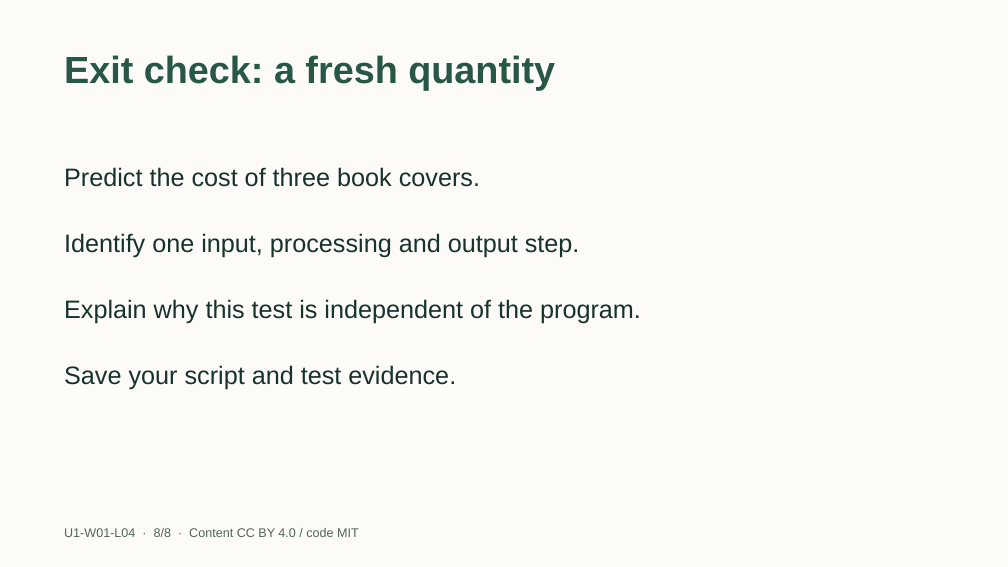
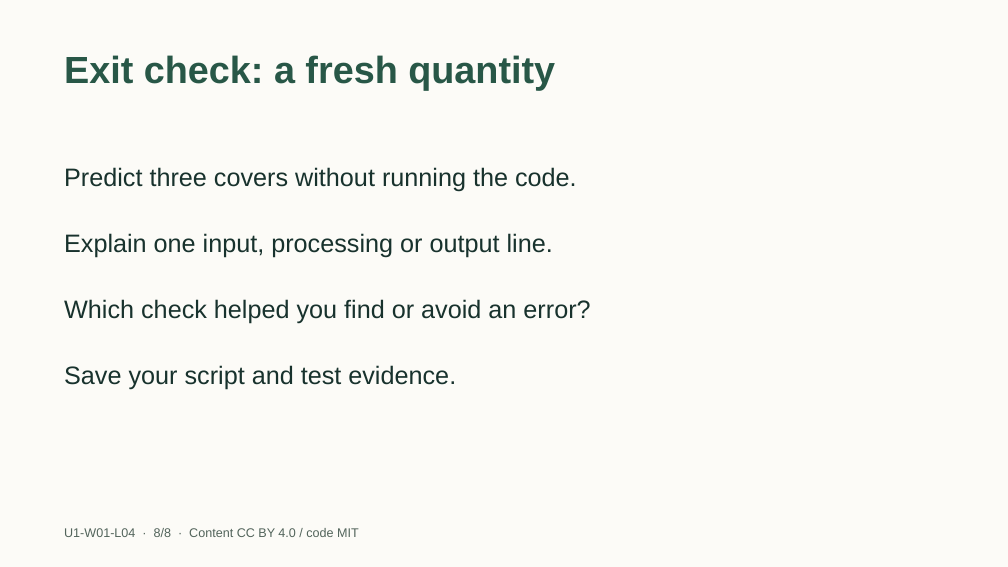
Before and after one commit to EdugenIO/cs-atar-textbook, a slide deck: slide 8 of dist/slides/u1-w01-l04.pptx. Drawn at 1008x567 pixels with LibreOffice and Linux fonts; fonts in the diff are those of the drawing. Boxes give left, top, right and bottom in pixels: in the first picture for what was removed or moved away, otherwise in the second. Text is boxed around its words. In the diff, an @@ line names an element or a change of style, - is before the commit and + after.

```diff
--- a/dist/slides/u1-w01-l04.pptx
+++ b/dist/slides/u1-w01-l04.pptx
@@ text at [64,167,577,192]: text changed @@
-Predict the cost of three book covers.
+Predict three covers without running the code.
@@ text at [64,233,553,258]: text changed @@
-Identify one input, processing and output step.
+Explain one input, processing or output line.
@@ text at [64,299,590,324]: text changed @@
-Explain why this test is independent of the program.
+Which check helped you find or avoid an error?
```
Also in this commit, not shown: 5 other slides changed, 12 other files.
